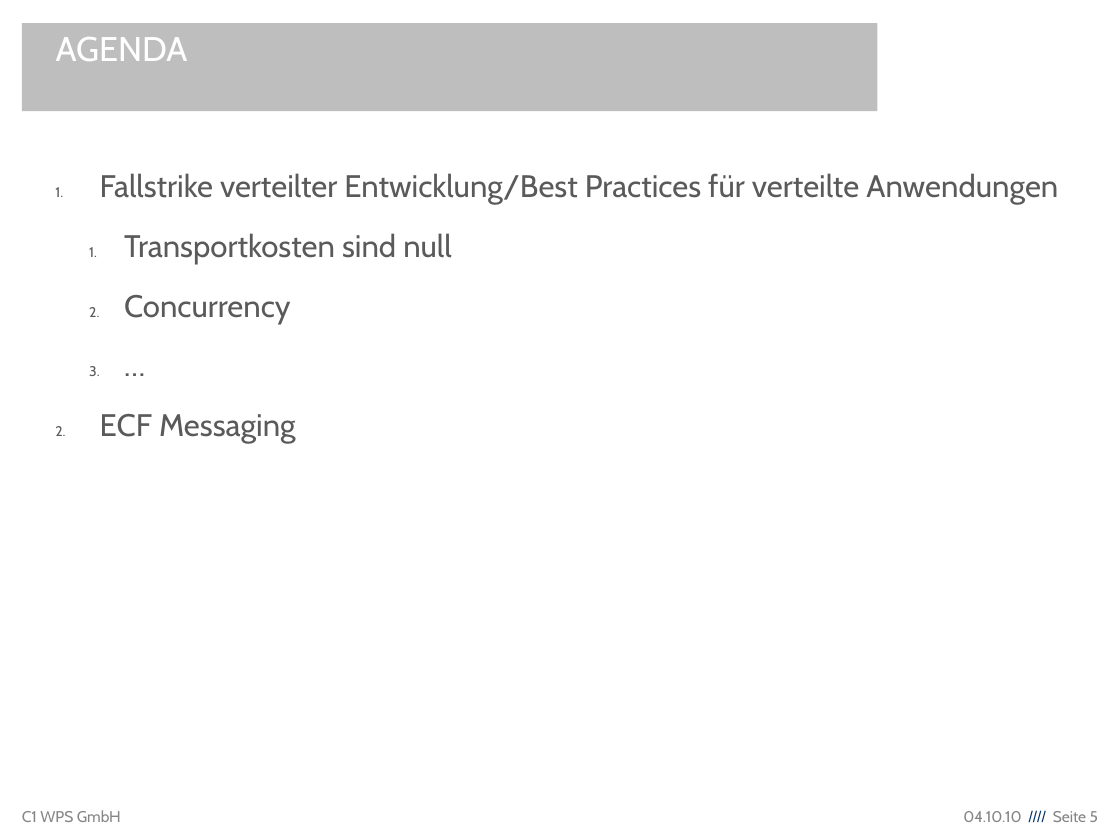
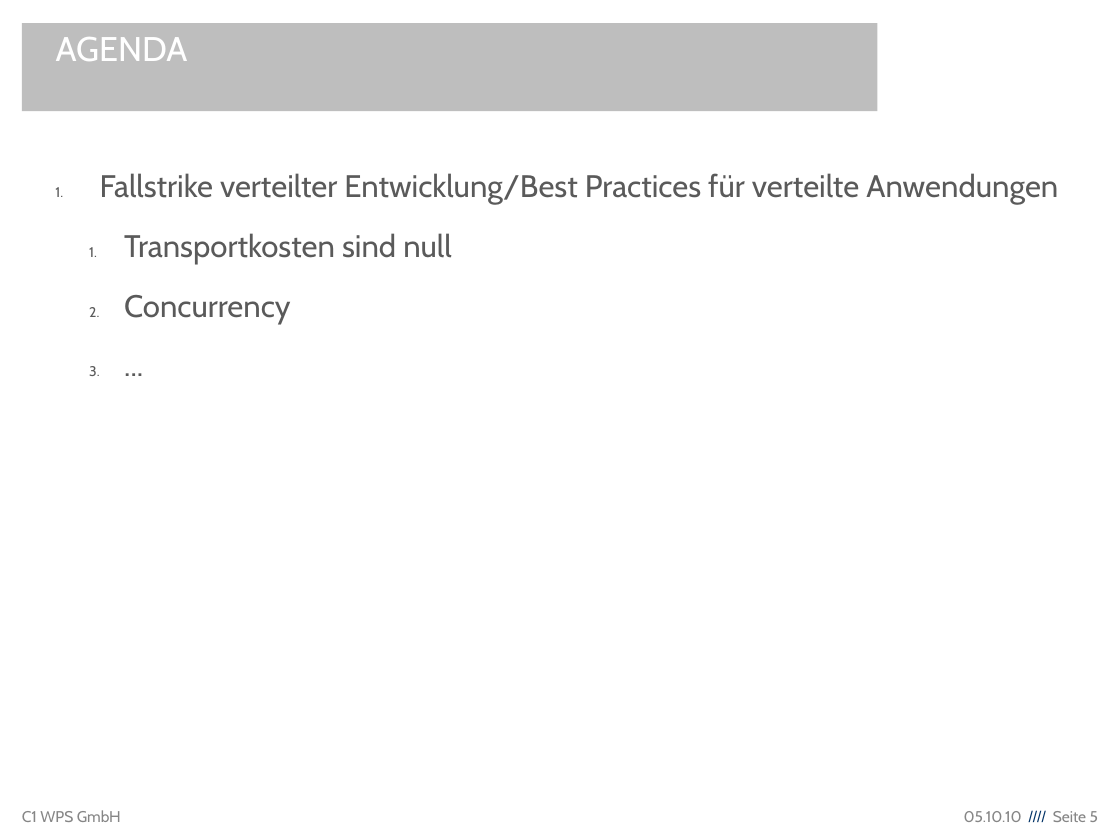
Before and after one commit to lemmy/org.eclipse.ecf.winterschool, a slide deck: slide 5 of org.eclipse.ecf.winterschool/EclipseCommunicationFramework.odp. Drawn at 1120x840 pixels with LibreOffice and Linux fonts; fonts in the diff are those of the drawing; background and template pictures are left out. Boxes give left, top, right and bottom in pixels: in the first picture for what was removed or moved away, otherwise in the second. Text is boxed around its words. In the diff, an @@ line names an element or a change of style, - is before the commit and + after.

```diff
--- a/org.eclipse.ecf.winterschool/EclipseCommunicationFramework.odp
+++ b/org.eclipse.ecf.winterschool/EclipseCommunicationFramework.odp
@@ text at [100,414,296,444]: text changed @@
-  3. …
-2. ECF Messaging
+  3. ...
@@ text at [964,811,1098,822]: text changed @@
-04.10.10 //// Seite 5
+05.10.10 //// Seite 5
```
Also in this commit, not shown: 22 other slides changed, 8 slides added, 3 slides removed.
